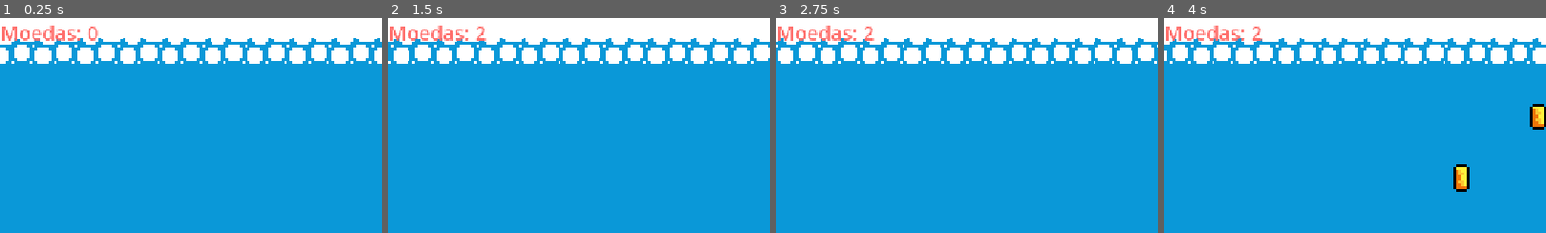
Above: before the commit, frames 1-4 (left to right).
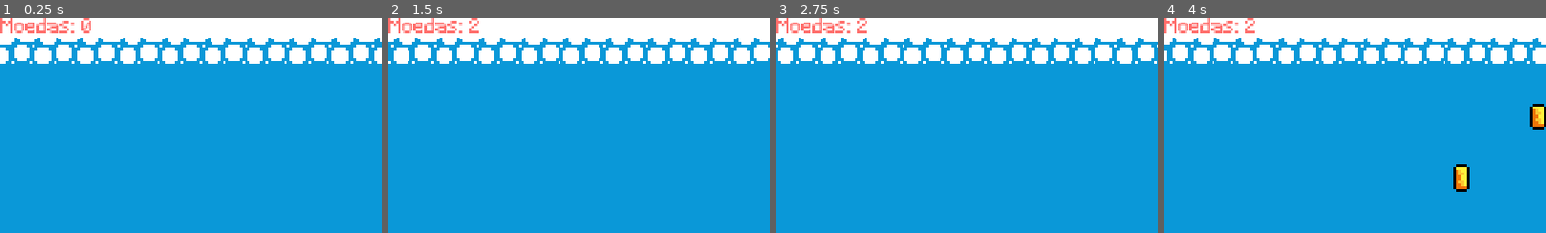
Above: after the commit, the same moments.

Repository: IsabellaBecker/adventure-time-game
Game: Godot game, scene res://scenes/node_2d.tscn
Two runs of this game, one before a commit and one after it. Both use one fixed random seed, a clock stepped at 60 frames per second and the inputs below.
Inputs:
- Up to frame 1 (0.25 s): no input
- Up to frame 2 (1.5 s): tap Enter (ui_accept) at 0.5, 0.6, 0.77, 1.07 s; hold Right (ui_right) from 0.53 s (still down); tap Shift (attack) at 1.35 s
- Up to frame 3 (2.75 s): tap Enter (ui_accept) at 1.52, 1.55, 1.82, 2.1 s; release Right (ui_right) at 2.03 s; hold Left (ui_left) from 2.03 s (still down)
- Up to frame 4 (4 s): release Left (ui_left) at 2.78 s; hold Right (ui_right) from 2.78 s (still down); tap Shift (attack) at 2.85 s; tap Enter (ui_accept) at 3.02, 3.05, 3.32, 3.6, 3.77 s
The pictures show only the part of the screen within x 0-50%, y 0-50%; the shares and areas given below are measured in that part.

The runs differ from the first frame. In frame 1, 1.3% of the frame differs, in the area x 0-26%, y 0-11%; in frame 2, 1.3%; in frame 3, 1.3%; in frame 4, 1.3%.

Commit message:
add menu

Diff:
--- a/scenes/coin.tscn
+++ b/scenes/coin.tscn
@@ -98,6 +98,45 @@
 
 [sub_resource type="CircleShape2D" id="CircleShape2D_7hivb"]
 radius = 5.0
+
+[sub_resource type="Animation" id="Animation_d14el"]
+length = 0.001
+tracks/0/type = "value"
+tracks/0/imported = false
+tracks/0/enabled = true
+tracks/0/path = NodePath("AnimatedSprite2D:visible")
+tracks/0/interp = 1
+tracks/0/loop_wrap = true
+tracks/0/keys = {
+"times": PackedFloat32Array(0),
+"transitions": PackedFloat32Array(1),
+"update": 1,
+"values": [true]
+}
+tracks/1/type = "value"
+tracks/1/imported = false
+tracks/1/enabled = true
+tracks/1/path = NodePath("CollisionShape2D:disabled")
+tracks/1/interp = 1
+tracks/1/loop_wrap = true
+tracks/1/keys = {
+"times": PackedFloat32Array(0),
+"transitions": PackedFloat32Array(1),
+"update": 1,
+"values": [false]
+}
+tracks/2/type = "value"
+tracks/2/imported = false
+tracks/2/enabled = true
+tracks/2/path = NodePath("AudioStreamPlayer2D:playing")
+tracks/2/interp = 1
+tracks/2/loop_wrap = true
+tracks/2/keys = {
+"times": PackedFloat32Array(0),
+"transitions": PackedFloat32Array(1),
+"update": 1,
+"values": [false]
+}
 
 [sub_resource type="Animation" id="Animation_11l1o"]
 resource_name = "pickup"
@@ -152,45 +191,6 @@
 }]
 }
 
-[sub_resource type="Animation" id="Animation_d14el"]
-length = 0.001
-tracks/0/type = "value"
-tracks/0/imported = false
-tracks/0/enabled = true
-tracks/0/path = NodePath("AnimatedSprite2D:visible")
-tracks/0/interp = 1
-tracks/0/loop_wrap = true
-tracks/0/keys = {
-"times": PackedFloat32Array(0),
-"transitions": PackedFloat32Array(1),
-"update": 1,
-"values": [true]
-}
-tracks/1/type = "value"
-tracks/1/imported = false
-tracks/1/enabled = true
-tracks/1/path = NodePath("CollisionShape2D:disabled")
-tracks/1/interp = 1
-tracks/1/loop_wrap = true
-tracks/1/keys = {
-"times": PackedFloat32Array(0),
-"transitions": PackedFloat32Array(1),
-"update": 1,
-"values": [false]
-}
-tracks/2/type = "value"
-tracks/2/imported = false
-tracks/2/enabled = true
-tracks/2/path = NodePath("AudioStreamPlayer2D:playing")
-tracks/2/interp = 1
-tracks/2/loop_wrap = true
-tracks/2/keys = {
-"times": PackedFloat32Array(0),
-"transitions": PackedFloat32Array(1),
-"update": 1,
-"values": [false]
-}
-
 [sub_resource type="AnimationLibrary" id="AnimationLibrary_1ikuy"]
 _data = {
 &"RESET": SubResource("Animation_d14el"),
--- /dev/null
+++ b/scenes/menu.tscn
@@ -0,0 +1,60 @@
+[gd_scene load_steps=5 format=3 uid="uid://o5t81ceba8al"]
+
+[ext_resource type="Script" uid="uid://bdmacjk0blhv7" path="res://scripts/menu.gd" id="1_yqeox"]
+[ext_resource type="FontFile" uid="uid://colsh3tvehrwd" path="res://assets/Minecraft.ttf" id="2_vjb58"]
+[ext_resource type="Texture2D" uid="uid://cucbwfjy8gqhv" path="res://assets/background_/9369cea9d473826.png" id="3_con2f"]
+
+[sub_resource type="Theme" id="Theme_con2f"]
+
+[node name="Menu" type="Node2D"]
+script = ExtResource("1_yqeox")
+
+[node name="Sprite2D" type="Sprite2D" parent="."]
+position = Vector2(513, 290)
+texture = ExtResource("3_con2f")
+
+[node name="Control" type="Control" parent="."]
+layout_mode = 3
+anchors_preset = 0
+offset_left = 302.0
+offset_top = 136.0
+offset_right = 342.0
+offset_bottom = 176.0
+
+[node name="Start" type="Button" parent="Control"]
+layout_mode = 0
+offset_left = -160.0
+offset_top = 140.0
+offset_right = -17.0
+offset_bottom = 185.0
+theme_override_fonts/font = ExtResource("2_vjb58")
+theme_override_font_sizes/font_size = 30
+text = "Start"
+
+[node name="Quit" type="Button" parent="Control"]
+layout_mode = 1
+anchors_preset = -1
+anchor_right = 0.5
+anchor_bottom = 1.0
+offset_left = -161.0
+offset_top = 205.0
+offset_right = -39.0
+offset_bottom = 212.0
+theme = SubResource("Theme_con2f")
+theme_override_fonts/font = ExtResource("2_vjb58")
+theme_override_font_sizes/font_size = 30
+text = "Quit"
+
+[node name="Label" type="Label" parent="."]
+offset_left = 37.0
+offset_top = 94.0
+offset_right = 1002.0
+offset_bottom = 174.0
+theme_override_colors/font_color = Color(0.0462, 0.26425, 0.42, 1)
+theme_override_colors/font_shadow_color = Color(0.243137, 0.419608, 0.780392, 1)
+theme_override_fonts/font = ExtResource("2_vjb58")
+theme_override_font_sizes/font_size = 80
+text = "ADVENTURE TIME GAME"
+
+[connection signal="pressed" from="Control/Start" to="." method="_on_start_pressed"]
+[connection signal="pressed" from="Control/Quit" to="." method="_on_quit_pressed"]
--- a/scenes/node_2d.tscn
+++ b/scenes/node_2d.tscn
@@ -11,6 +11,7 @@
 [ext_resource type="PackedScene" uid="uid://cwdcomlraa5p0" path="res://scenes/coin.tscn" id="7_fws66"]
 [ext_resource type="PackedScene" uid="uid://0mawf1ujhl5k" path="res://scenes/killzone.tscn" id="8_hh0fu"]
 [ext_resource type="PackedScene" uid="uid://b8saxdj3kv7v4" path="res://scenes/slime.tscn" id="10_dubn7"]
+[ext_resource type="FontFile" uid="uid://colsh3tvehrwd" path="res://assets/Minecraft.ttf" id="12_f6ptj"]
 
 [sub_resource type="TileSetAtlasSource" id="TileSetAtlasSource_hh0fu"]
 texture = ExtResource("3_04qyp")
@@ -723,8 +724,6 @@
 &"move2": SubResource("Animation_x63s8")
 }
 
-[sub_resource type="SystemFont" id="SystemFont_08kqv"]
-
 [node name="Game" type="Node2D"]
 
 [node name="Manager" type="Node" parent="."]
@@ -867,7 +866,7 @@
 offset_right = 147.0
 offset_bottom = 42.0
 theme_override_colors/font_color = Color(1, 0.432071, 0.418554, 1)
-theme_override_fonts/font = SubResource("SystemFont_08kqv")
+theme_override_fonts/font = ExtResource("12_f6ptj")
 theme_override_font_sizes/font_size = 30
 text = "Moedas: 0"
 
--- a/scenes/player.tscn
+++ b/scenes/player.tscn
@@ -1,6 +1,8 @@
-[gd_scene load_steps=27 format=3 uid="uid://4l0vk4cw26jg"]
+[gd_scene load_steps=29 format=3 uid="uid://4l0vk4cw26jg"]
 
 [ext_resource type="Texture2D" uid="uid://5dxgcbywndwc" path="res://assets/FinnSprite.png" id="1_3vyb7"]
+[ext_resource type="AudioStream" uid="uid://dq3yjbjuv7lv6" path="res://assets/music_/sounds/jump.wav" id="2_g2els"]
+[ext_resource type="AudioStream" uid="uid://b542ui4llap5r" path="res://assets/music_/sounds/hurt.wav" id="3_qhqgy"]
 
 [sub_resource type="AtlasTexture" id="AtlasTexture_3vyb7"]
 atlas = ExtResource("1_3vyb7")
@@ -206,3 +208,9 @@
 [node name="CollisionShape2D" type="CollisionShape2D" parent="."]
 position = Vector2(0, 3)
 shape = SubResource("CircleShape2D_3v2ag")
+
+[node name="sfx_ jump" type="AudioStreamPlayer2D" parent="."]
+stream = ExtResource("2_g2els")
+
+[node name="sfx_death" type="AudioStreamPlayer2D" parent="."]
+stream = ExtResource("3_qhqgy")
--- /dev/null
+++ b/scripts/menu.gd
@@ -0,0 +1,18 @@
+extends Node2D
+
+
+# Called when the node enters the scene tree for the first time.
+func _ready() -> void:
+	pass # Replace with function body.
+
+
+# Called every frame. 'delta' is the elapsed time since the previous frame.
+func _process(delta: float) -> void:
+	pass
+
+func _on_start_pressed() -> void:
+	get_tree().change_scene_to_file("res://scenes/node_2d.tscn")
+
+
+func _on_quit_pressed() -> void:
+	get_tree().quit()
--- a/scripts/player.gd
+++ b/scripts/player.gd
@@ -3,9 +3,12 @@
 const SPEED = 130.0
 const JUMP_VELOCITY = -300.0
 
+@onready var sfx_jump: AudioStreamPlayer2D = $"sfx_ jump"
 @onready var anim: AnimatedSprite2D = $AnimatedSprite2D
 @onready var attack_area: Area2D = $AnimatedSprite2D/AttackArea
 @onready var attack_shape: CollisionShape2D = $AnimatedSprite2D/AttackArea/CollisionShape2D
+@onready var sfx_death: AudioStreamPlayer2D = $sfx_death
+
 var is_attacking := false
 
 func _ready() -> void:
@@ -25,6 +28,7 @@
 		velocity.y = JUMP_VELOCITY
 		print("PULOU")
 		anim.play("jump")
+		sfx_jump.play()
 
 	# Get the input direction and handle the movement/deceleration.
 	# As good practice, you should replace UI actions with custom gameplay actions.
@@ -77,3 +81,4 @@
 
 func death() -> void :
 	anim.play("death")
+	sfx_death.play()
Binary file added: assets/Minecraft.ttf
Not shown, added: assets/Minecraft.ttf.import
Binary file added: assets/background_/9369cea9d473826.png
Not shown, added: assets/background_/9369cea9d473826.png.import
Not shown, added: scripts/menu.gd.uid
